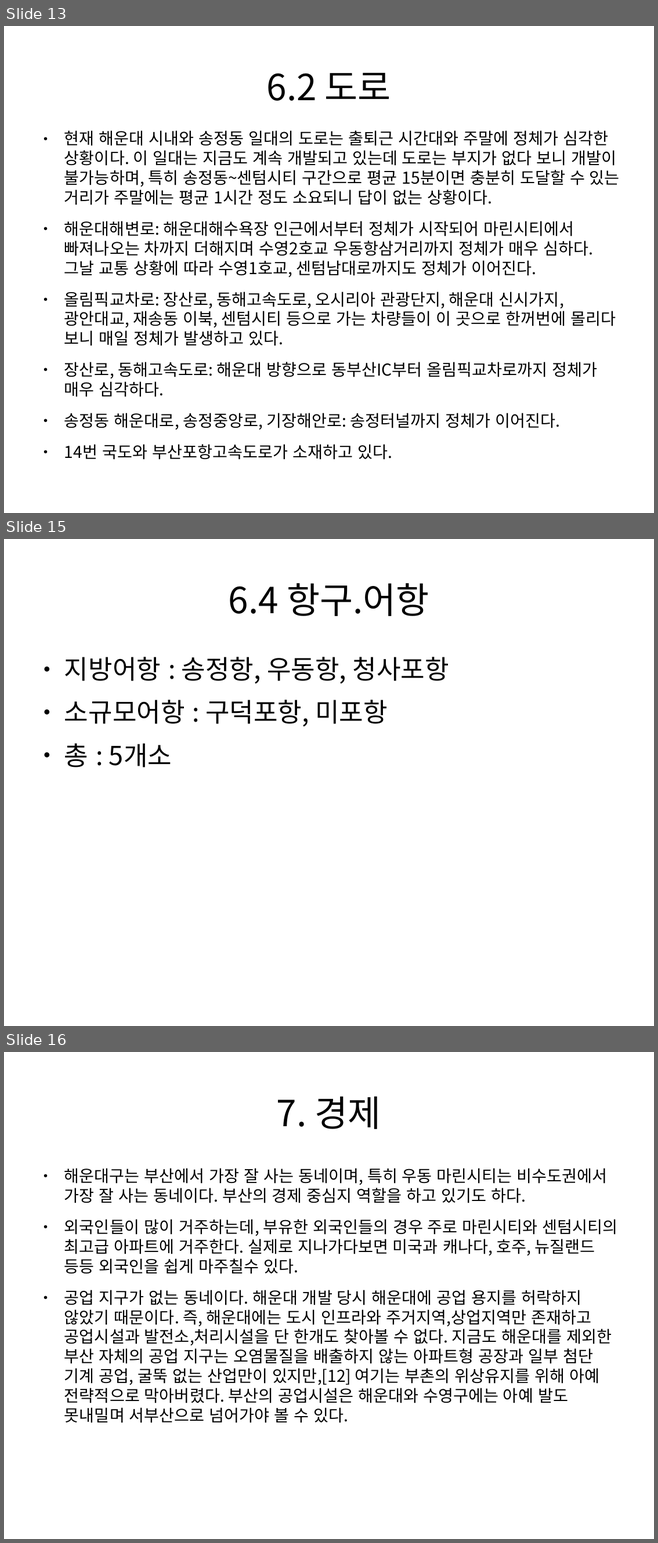
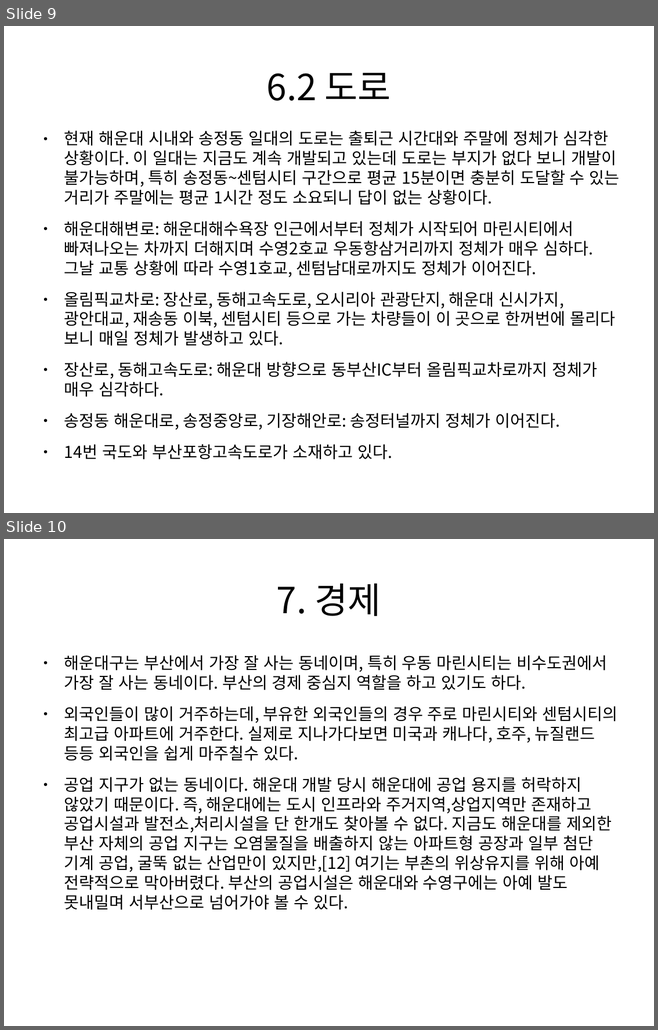
Before and after one commit to jwj4546/java11-pro01, a slide deck: design/해운대구.odp. Shown one above the other, each under a label of ours: slides 13, 15 and 16 before the commit, slides 9 and 10 after it; the slides between them are not shown. The pictures are 658x1543 and 658x1030 pixels, drawn with LibreOffice and Linux fonts; fonts in the diff are those of the drawing. Boxes give left, top, right and bottom in pixels: in the first picture for what was removed or moved away, otherwise in the second. Text is boxed around its words. In the diff, an @@ line names an element or a change of style, - is before the commit and + after.

```diff
--- a/design/해운대구.odp
+++ b/design/해운대구.odp
@@ slide 15 removed at <box>4,539,654,1026</box>, background #FFFFFF @@
@@ title removed at <box>228,583,429,616</box> @@
-6.4 항구.어항
@@ text removed at <box>64,657,449,768</box> @@
-● 지방어항 : 송정항, 우동항, 청사포항
-● 소규모어항 : 구덕포항, 미포항
-● 총 : 5개소
@@ what was slide 13 is now slide 9 @@
@@ what was slide 16 is now slide 10 @@
```
Also in this commit, not shown: 3 slides changed, 5 other slides removed, 25 other files.
